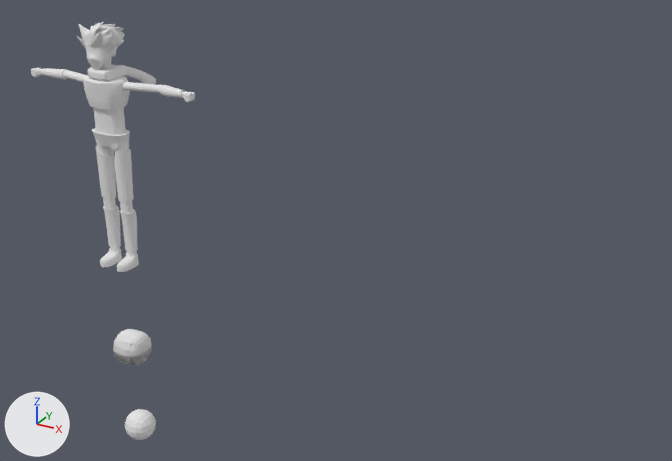
The Blender file player/player_model/player_model.blend, before and after one commit.
Rendered twice from a 50 mm lens placed at (6.11, -6.56, 4.18), pointed at (2.2, 0.53, 0.63). Arrows for +X, +Y and +Z are at lower left; the lights stay in place. The first picture is the older version.
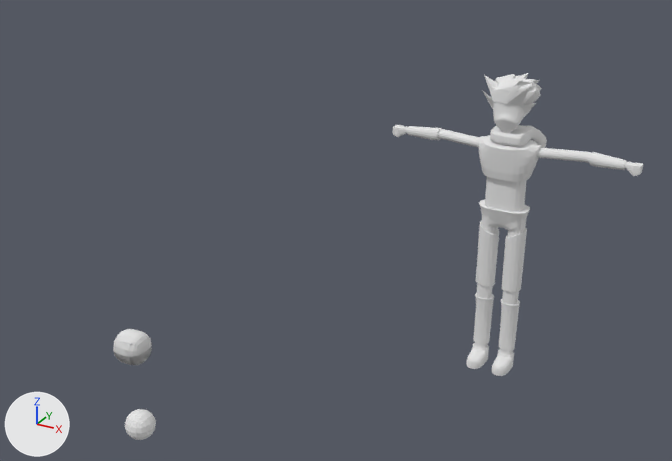
Where the change shows, as pixel boxes [x1, y1, x2, y2] in the pictures (672 x 461 px; the box of a moved part takes in the faces that stretch with it):
'Cube.010', moved, modifiers changed: before [114, 141, 139, 272]; after [466, 217, 527, 376]
'Cube.005', reshaped, moved (36% wider, 37% taller): before [84, 76, 130, 110]; after [479, 135, 542, 182]
'Cube.008', moved, modifiers changed: before [122, 82, 195, 102]; after [393, 125, 643, 176]
'Cube.004', moved: before [77, 22, 125, 57]; after [482, 73, 542, 113]
'Cube.007', moved: before [93, 107, 126, 135]; after [485, 177, 526, 212]
'Cube.015', deleted: before [96, 145, 122, 267]
'Cube.013', moved: before [87, 65, 156, 84]; after [490, 125, 547, 148]
'Cube.006', moved: before [92, 128, 130, 151]; after [479, 199, 530, 231]
'Cube.001', moved: before [86, 45, 117, 70]; after [493, 102, 531, 133]
'Cube.014', deleted: before [31, 68, 88, 83]
part 1 of me_cube_005, moved or reshaped: before [84, 78, 130, 109]; after [479, 135, 542, 181]
part 2 of me_cube_008, moved or reshaped: before [31, 68, 195, 102]; after [393, 125, 643, 176]
part 3 of me_cube_010, moved or reshaped: before [96, 141, 139, 272]; after [466, 217, 527, 376]

Patch to the scene script:
```diff
--- a/player/player_model/player_model.blend.py
+++ b/player/player_model/player_model.blend.py
@@ me_cube_005 @@
-me_cube_005.from_pydata(...)  # 20 vertices, 15 faces; spans x 0.0..0.214, y -0.161..0.16, z 1.676..2.025
-me_cube_005.vertices[16].co = (0.214, 0.086, 1.946)
-me_cube_005.vertices[17].co = (0.214, 0.074, 1.832)
-me_cube_005.vertices[18].co = (0.214, -0.042, 1.946)
-me_cube_005.vertices[19].co = (0.214, -0.03, 1.832)
+me_cube_005.from_pydata(...)  # 20 vertices, 15 faces; spans x 0.0..0.239, y -0.161..0.16, z 1.676..2.025
+# me_cube_005 part 1
+me_cube_005.vertices[16].co = (0.239, 0.093, 1.953)
+me_cube_005.vertices[17].co = (0.214, 0.08, 1.825)
+me_cube_005.vertices[18].co = (0.239, -0.049, 1.953)
+me_cube_005.vertices[19].co = (0.214, -0.036, 1.825)
 me_cube_005.materials.append(mat_player)
@@ me_cube_008 @@
-me_cube_008.from_pydata(...)  # 44 vertices, 42 faces; spans x -0.085..0.75, y -0.035..0.158, z -0.075..0.038
+me_cube_008.from_pydata(...)  # 44 vertices, 42 faces; spans x 0.15..0.985, y -0.035..0.158, z 1.828..1.941
+# me_cube_008 part 2: the whole mesh is moved by (0.235, 0.0, 1.903)
 me_cube_008.materials.append(mat_player)
@@ me_cube_010 @@
-me_cube_010.from_pydata(...)  # 76 vertices, 74 faces; spans x -0.104..0.076, y -0.211..0.114, z -1.299..0.088
+me_cube_010.from_pydata(...)  # 76 vertices, 74 faces; spans x 0.016..0.196, y -0.211..0.114, z 0.016..1.403
+# me_cube_010 part 3: the whole mesh is moved by (0.12, 0.0, 1.315)
 me_cube_010.materials.append(mat_player)
@@ ob_cube_001 @@
 ob_cube_001 = bpy.data.objects.new('Cube.001', me_cube_001)
-ob_cube_001.location = (0.0, 0.0, 0.0)
+ob_cube_001.location = (4.0, 0.0, 0.0)
 _m = ob_cube_001.modifiers.new('Mirror', 'MIRROR')
@@ ob_cube_004 @@
 ob_cube_004 = bpy.data.objects.new('Cube.004', me_cube_004)
-ob_cube_004.location = (0.0, 0.0, 0.0)
+ob_cube_004.location = (4.0, 0.0, 0.0)
 _m = ob_cube_004.modifiers.new('Subdivision', 'SUBSURF')
@@ ob_cube_005 @@
 ob_cube_005 = bpy.data.objects.new('Cube.005', me_cube_005)
-ob_cube_005.location = (0.0, 0.0, 0.0)
+ob_cube_005.location = (4.0, 0.0, 0.0)
 _m = ob_cube_005.modifiers.new('Mirror', 'MIRROR')
@@ ob_cube_006 @@
 ob_cube_006 = bpy.data.objects.new('Cube.006', me_cube_006)
-ob_cube_006.location = (0.0, 0.016, 0.0)
+ob_cube_006.location = (4.0, 0.016, 0.0)
 _m = ob_cube_006.modifiers.new('Mirror', 'MIRROR')
@@ ob_cube_007 @@
 ob_cube_007 = bpy.data.objects.new('Cube.007', me_cube_007)
-ob_cube_007.location = (0.0, 0.0, 0.0)
+ob_cube_007.location = (4.0, 0.0, 0.0)
 _m = ob_cube_007.modifiers.new('Mirror', 'MIRROR')
@@ ob_cube_008 @@
 ob_cube_008 = bpy.data.objects.new('Cube.008', me_cube_008)
-ob_cube_008.location = (0.235, 0.0, 1.903)
+ob_cube_008.location = (4.0, 0.0, 0.0)
+_m = ob_cube_008.modifiers.new('Mirror', 'MIRROR')
 _m = ob_cube_008.modifiers.new('Subdivision', 'SUBSURF')
@@ ob_cube_010 @@
 ob_cube_010 = bpy.data.objects.new('Cube.010', me_cube_010)
-ob_cube_010.location = (0.12, 0.0, 1.315)
+ob_cube_010.location = (4.0, 0.0, 0.0)
+_m = ob_cube_010.modifiers.new('Mirror', 'MIRROR')
 _m = ob_cube_010.modifiers.new('Subdivision', 'SUBSURF')
@@ ob_cube_013 @@
 ob_cube_013 = bpy.data.objects.new('Cube.013', me_cube_013)
-ob_cube_013.location = (0.0, 0.0, 0.0)
+ob_cube_013.location = (4.0, 0.0, 0.0)
 _m = ob_cube_013.modifiers.new('Subdivision', 'SUBSURF')
@@ ob_cube_014 @@
-ob_cube_014 = bpy.data.objects.new('Cube.014', me_cube_008)
@@ ob_cube_015 @@
-ob_cube_015 = bpy.data.objects.new('Cube.015', me_cube_010)
```
